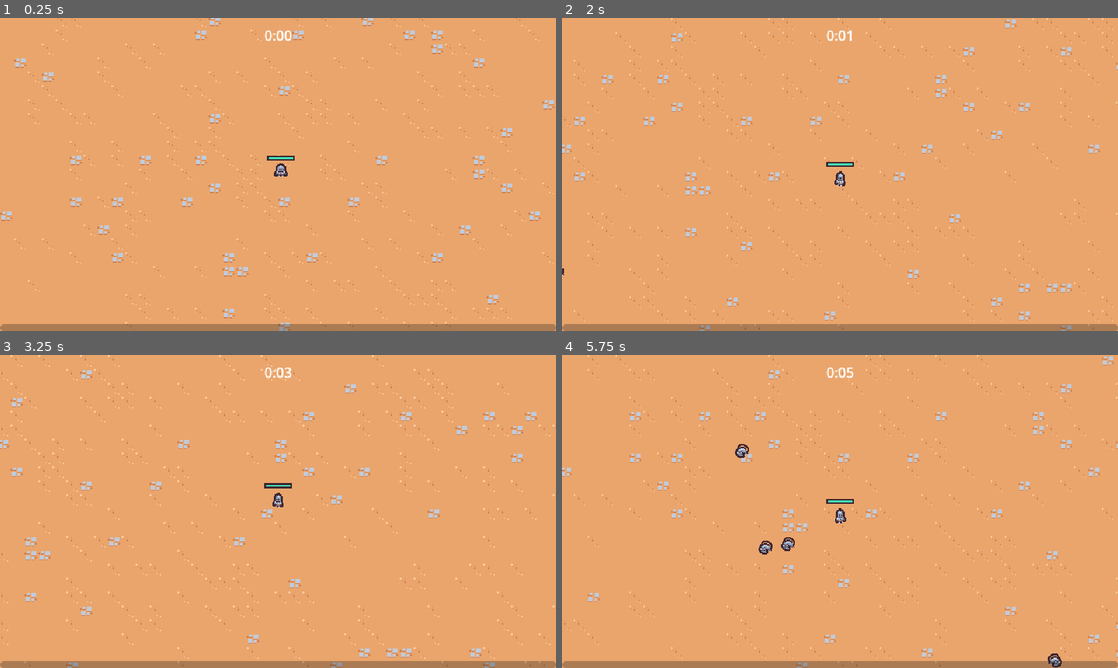
Above: before the commit, frames 1-4 (two rows, left to right).
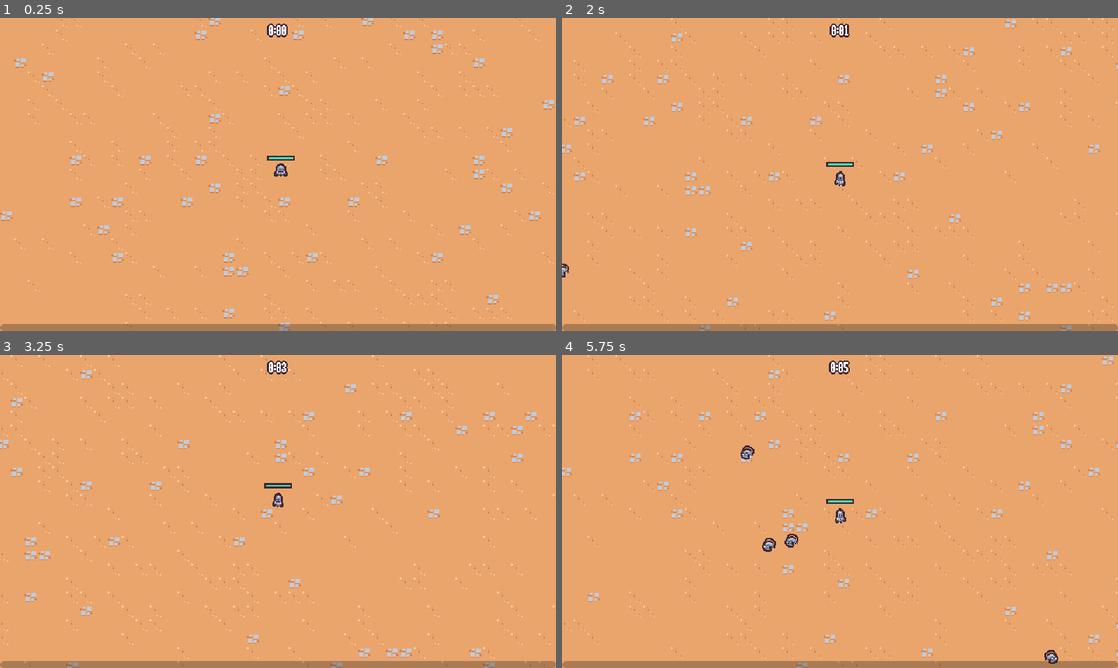
Above: after the commit, the same moments.

Repository: maxkaiser11/2DSurvivor
Game: Godot game, scene res://scenes/main/main.tscn
The game is run twice, just before and just after one commit, with the same random seed, the same clock (stepped at 60 frames per second) and the same inputs.
Inputs (mouse positions are in pixels of both pictures, inside the frame that each line leads up to):
- Up to frame 1 (0.25 s): no input
- Up to frame 2 (2 s): move the mouse to (962, 158) at 0.52 s; press the mouse at (962, 158) at 0.53 s; hold D (move_right) 0.53-1.28 s; move the mouse to (728, 190) at 1.27 s; release the mouse at (728, 190) at 1.28 s; hold S (move_down) from 1.28 s (still down); click (728, 190) at 1.35 s
- Up to frame 3 (3.25 s): move the mouse to (333, 442) at 2.02 s; release S (move_down) at 2.03 s; press the mouse at (333, 442) at 2.03 s; hold D (move_right) 2.03-2.78 s; move the mouse to (250, 574) at 2.77 s; release the mouse at (250, 574) at 2.78 s; hold W (move_up) from 2.78 s (still down); click (250, 574) at 2.85 s
- Up to frame 4 (5.75 s): move the mouse to (1006, 558) at 3.52 s; release W (move_up) at 3.53 s; press the mouse at (1006, 558) at 3.53 s; hold A (move_left) 3.53-5.03 s; move the mouse to (673, 464) at 4.27 s; release the mouse at (673, 464) at 4.28 s; click (673, 464) at 4.35 s; move the mouse to (867, 511) at 5.02 s; press the mouse at (867, 511) at 5.03 s; hold S (move_down) from 5.03 s (still down)

The runs differ from the first frame. In frame 1, 0.2% of the frame differs, in the area x 47-53%, y 1-8%; in frame 2, 0.2%; in frame 3, 0.2%; in frame 4, 0.6%, in the area x 31-90%, y 1-100%.

Commit message:
added floating combat text

Diff:
--- a/project.godot
+++ b/project.godot
@@ -42,6 +42,10 @@
 entities_layer=""
 foreground_layer=""
 
+[gui]
+
+theme/custom="res://resources/theme/theme.tres"
+
 [input]
 
 move_left={
--- /dev/null
+++ b/resources/theme/theme.tres
@@ -0,0 +1,7 @@
+[gd_resource type="Theme" load_steps=2 format=3 uid="uid://cgu1pbxwm6t8i"]
+
+[ext_resource type="FontFile" uid="uid://bxubmj3lky3" path="res://resources/theme/Rockboxcond12.ttf" id="1_54c3m"]
+
+[resource]
+default_font = ExtResource("1_54c3m")
+default_font_size = 16
--- a/scenes/component/hurtbox_component.gd
+++ b/scenes/component/hurtbox_component.gd
@@ -2,6 +2,8 @@
 class_name HurtboxComponent
 
 @export var health_component: Node
+
+var floating_text_scene = preload("res://scenes/ui/floating_text.tscn")
 
 
 func _ready():
@@ -18,3 +20,9 @@
 
 	var hitbox_component = other_area as HitboxComponent
 	health_component.damage(hitbox_component.damage)
+
+	var floating_text = floating_text_scene.instantiate() as Node2D
+	get_tree().get_first_node_in_group("foreground_layer").add_child(floating_text)
+
+	floating_text.global_position = global_position + (Vector2.UP * 16)
+	floating_text.start(str(hitbox_component.damage))
--- a/scenes/component/velocity_component.gd
+++ b/scenes/component/velocity_component.gd
@@ -25,6 +25,10 @@
 	velocity = velocity.lerp(desired_velocity, 1 - exp(-acceleration * get_process_delta_time()))
 
 
+func decelerate():
+	accelerate_in_direction(Vector2.ZERO)
+
+
 func move(character_body: CharacterBody2D):
 	character_body.velocity = velocity
 	character_body.move_and_slide()
--- a/scenes/component/velocity_component.tscn
+++ b/scenes/component/velocity_component.tscn
@@ -4,3 +4,4 @@
 
 [node name="VelocityComponent" type="Node"]
 script = ExtResource("1_td4sm")
+acceleration = 20.0
--- a/scenes/game_object/experience_vial/experience_vial.gd
+++ b/scenes/game_object/experience_vial/experience_vial.gd
@@ -1,9 +1,41 @@
 extends Node2D
+
+@onready var collision_shape_2d: CollisionShape2D = $Area2D/CollisionShape2D
+@onready var sprite: Sprite2D = $Sprite2D
+
 
 func _ready() -> void:
 	$Area2D.area_entered.connect(on_area_entered)
 
 
-func on_area_entered(other_area: Area2D):
+func tween_collect(percent: float, start_position: Vector2):
+	var player = get_tree().get_first_node_in_group("player")
+	if player == null:
+		return
+
+	global_position = start_position.lerp(player.global_position, percent)
+	var direction_from_start = player.global_position - start_position
+
+	var target_rotation = direction_from_start.angle() + deg_to_rad(90)
+	rotation = lerp_angle(rotation, target_rotation, 1 - exp(-2 * get_process_delta_time()))
+
+func collect():
 	GameEvents.emit_experience_vial_collected(1)
 	queue_free()
+
+
+func disable_collision():
+	collision_shape_2d.disabled = true
+
+
+func on_area_entered(other_area: Area2D):
+	Callable(disable_collision).call_deferred()
+
+	var tween = create_tween()
+	tween.set_parallel()
+	tween.tween_method(tween_collect.bind(global_position), 0.0, 1.0, .5)\
+	.set_ease(Tween.EASE_IN)\
+	.set_trans(Tween.TRANS_BACK)
+	tween.tween_property(sprite, "scale", Vector2.ZERO, .05).set_delay(.45)
+	tween.chain()
+	tween.tween_callback(collect)
--- a/scenes/game_object/wizerd_enemy/wizard_enemy.gd
+++ b/scenes/game_object/wizerd_enemy/wizard_enemy.gd
@@ -3,10 +3,20 @@
 @onready var velocity_component: Node = $VelocityComponent
 @onready var visuals: Node2D = $Visuals
 
+var is_moving = false
+
 func _process(delta):
-	velocity_component.accelerate_to_player()
+	if is_moving:
+		velocity_component.accelerate_to_player()
+	else:
+		velocity_component.decelerate()
+
 	velocity_component.move(self)
 
 	var move_sign = sign(velocity.x)
 	if move_sign != 0:
 		visuals.scale = Vector2(move_sign, 1)
+
+
+func set_is_moving(moving: bool):
+	is_moving = moving
--- a/scenes/game_object/wizerd_enemy/wizard_enemy.tscn
+++ b/scenes/game_object/wizerd_enemy/wizard_enemy.tscn
@@ -7,6 +7,110 @@
 [ext_resource type="PackedScene" uid="uid://fyoiq5w4w7aa" path="res://scenes/component/velocity_component.tscn" id="2_hohbf"]
 [ext_resource type="PackedScene" uid="uid://cdquxjjymtpil" path="res://scenes/component/hurtbox_component.tscn" id="4_2ytig"]
 [ext_resource type="PackedScene" uid="uid://b77ihfa753n1v" path="res://scenes/component/vial_drop_component.tscn" id="4_nujy2"]
+
+[sub_resource type="Animation" id="Animation_72gxr"]
+resource_name = "walk"
+length = 0.4
+loop_mode = 1
+step = 0.05
+tracks/0/type = "value"
+tracks/0/imported = false
+tracks/0/enabled = true
+tracks/0/path = NodePath("Visuals/Sprite2D:position")
+tracks/0/interp = 2
+tracks/0/loop_wrap = true
+tracks/0/keys = {
+"times": PackedFloat32Array(0),
+"transitions": PackedFloat32Array(1),
+"update": 0,
+"values": [Vector2(0, 0)]
+}
+tracks/1/type = "value"
+tracks/1/imported = false
+tracks/1/enabled = true
+tracks/1/path = NodePath("Visuals/Sprite2D:rotation")
+tracks/1/interp = 2
+tracks/1/loop_wrap = true
+tracks/1/keys = {
+"times": PackedFloat32Array(0, 0.1, 0.3),
+"transitions": PackedFloat32Array(1.7, 2.5, 1),
+"update": 0,
+"values": [0.0, -0.174533, 0.261799]
+}
+tracks/2/type = "value"
+tracks/2/imported = false
+tracks/2/enabled = true
+tracks/2/path = NodePath("Visuals/Sprite2D:scale")
+tracks/2/interp = 2
+tracks/2/loop_wrap = true
+tracks/2/keys = {
+"times": PackedFloat32Array(0, 0.1, 0.2, 0.3),
+"transitions": PackedFloat32Array(1, 1, 2, 1),
+"update": 0,
+"values": [Vector2(1, 1), Vector2(1, 1), Vector2(1.5, 0.8), Vector2(0.9, 1.1)]
+}
+tracks/3/type = "method"
+tracks/3/imported = false
+tracks/3/enabled = true
+tracks/3/path = NodePath(".")
+tracks/3/interp = 1
+tracks/3/loop_wrap = true
+tracks/3/keys = {
+"times": PackedFloat32Array(0.05, 0.3),
+"transitions": PackedFloat32Array(1, 1),
+"values": [{
+"args": [true],
+"method": &"set_is_moving"
+}, {
+"args": [false],
+"method": &"set_is_moving"
+}]
+}
+
+[sub_resource type="Animation" id="Animation_rrubu"]
+length = 0.001
+tracks/0/type = "value"
+tracks/0/imported = false
+tracks/0/enabled = true
+tracks/0/path = NodePath("Visuals/Sprite2D:position")
+tracks/0/interp = 1
+tracks/0/loop_wrap = true
+tracks/0/keys = {
+"times": PackedFloat32Array(0),
+"transitions": PackedFloat32Array(1),
+"update": 0,
+"values": [Vector2(0, 0)]
+}
+tracks/1/type = "value"
+tracks/1/imported = false
+tracks/1/enabled = true
+tracks/1/path = NodePath("Visuals/Sprite2D:rotation")
+tracks/1/interp = 1
+tracks/1/loop_wrap = true
+tracks/1/keys = {
+"times": PackedFloat32Array(0),
+"transitions": PackedFloat32Array(1),
+"update": 0,
+"values": [0.0]
+}
+tracks/2/type = "value"
+tracks/2/imported = false
+tracks/2/enabled = true
+tracks/2/path = NodePath("Visuals/Sprite2D:scale")
+tracks/2/interp = 1
+tracks/2/loop_wrap = true
+tracks/2/keys = {
+"times": PackedFloat32Array(0),
+"transitions": PackedFloat32Array(1),
+"update": 0,
+"values": [Vector2(1, 1)]
+}
+
+[sub_resource type="AnimationLibrary" id="AnimationLibrary_goo1h"]
+_data = {
+"RESET": SubResource("Animation_rrubu"),
+"walk": SubResource("Animation_72gxr")
+}
 
 [sub_resource type="CircleShape2D" id="CircleShape2D_r63yl"]
 radius = 8.0
@@ -18,6 +122,12 @@
 collision_layer = 8
 collision_mask = 9
 script = ExtResource("1_h4mef")
+
+[node name="AnimationPlayer" type="AnimationPlayer" parent="."]
+libraries = {
+"": SubResource("AnimationLibrary_goo1h")
+}
+autoplay = "walk"
 
 [node name="HealthComponent" parent="." instance=ExtResource("1_kjejt")]
 max_health = 30.0
@@ -44,8 +154,10 @@
 health_component = NodePath("../HealthComponent")
 
 [node name="CollisionShape2D" type="CollisionShape2D" parent="HurtboxComponent"]
+visible = false
 shape = SubResource("CircleShape2D_r63yl")
 
 [node name="CollisionShape2D" type="CollisionShape2D" parent="."]
+visible = false
 position = Vector2(0, -4)
 shape = SubResource("CircleShape2D_ubi7g")
--- a/scenes/ui/arena_time_ui.tscn
+++ b/scenes/ui/arena_time_ui.tscn
@@ -19,5 +19,10 @@
 layout_mode = 2
 size_flags_horizontal = 4
 size_flags_vertical = 0
+theme_override_colors/font_shadow_color = Color(0.247059, 0.14902, 0.192157, 1)
+theme_override_colors/font_outline_color = Color(0.247059, 0.14902, 0.192157, 1)
+theme_override_constants/shadow_offset_x = 0
+theme_override_constants/shadow_offset_y = 0
+theme_override_constants/outline_size = 6
 text = "Test
 "
--- /dev/null
+++ b/scenes/ui/floating_text.gd
@@ -0,0 +1,34 @@
+extends Node2D
+
+
+func _ready() -> void:
+	pass
+
+
+func start(text: String):
+	$Label.text = text
+
+	scale = Vector2.ZERO
+
+	var tween = create_tween()
+	tween.set_parallel()
+
+	tween.tween_property(self, "global_position", global_position + (Vector2.UP * 16), .3)\
+	.set_ease(Tween.EASE_OUT).set_trans(Tween.TRANS_CUBIC)
+
+	tween.chain()
+
+	tween.tween_property(self, "global_position", global_position + (Vector2.UP * 48), .5)\
+	.set_ease(Tween.EASE_IN).set_trans(Tween.TRANS_CUBIC)
+	tween.tween_property(self, "scale", Vector2.ONE, .5)\
+	.set_ease(Tween.EASE_IN).set_trans(Tween.TRANS_CUBIC)
+	tween.chain()
+
+
+	tween.tween_callback(queue_free)
+
+	var scale_tween = create_tween()
+	scale_tween.tween_property(self, "scale", Vector2.ONE * 1.5, .15)\
+	.set_ease(Tween.EASE_OUT).set_trans(Tween.TRANS_CUBIC)
+	scale_tween.tween_property(self, "scale", Vector2.ONE, .15)\
+	.set_ease(Tween.EASE_IN).set_trans(Tween.TRANS_CUBIC)
--- /dev/null
+++ b/scenes/ui/floating_text.tscn
@@ -0,0 +1,21 @@
+[gd_scene load_steps=2 format=3 uid="uid://bl6dyq3jm8ys1"]
+
+[ext_resource type="Script" path="res://scenes/ui/floating_text.gd" id="1_6q62x"]
+
+[node name="FloatingText" type="Node2D"]
+script = ExtResource("1_6q62x")
+
+[node name="Label" type="Label" parent="."]
+custom_minimum_size = Vector2(100, 32)
+offset_left = -50.0
+offset_top = -14.0
+offset_right = 50.0
+offset_bottom = 18.0
+theme_override_colors/font_shadow_color = Color(0.247059, 0.14902, 0.192157, 1)
+theme_override_colors/font_outline_color = Color(0.247059, 0.14902, 0.192157, 1)
+theme_override_constants/shadow_offset_x = 0
+theme_override_constants/shadow_offset_y = 0
+theme_override_constants/outline_size = 6
+text = "700"
+horizontal_alignment = 1
+vertical_alignment = 1
Binary file added: resources/theme/Rockboxcond12.ttf
Not shown, added: resources/theme/Rockboxcond12.ttf.import
Not shown: 1 places in scenes/game_object/wizerd_enemy/wizard_enemy.tscn that only renumber resources
Not shown, added: scenes/game_object/experience_vial/exp98C0.tmp
